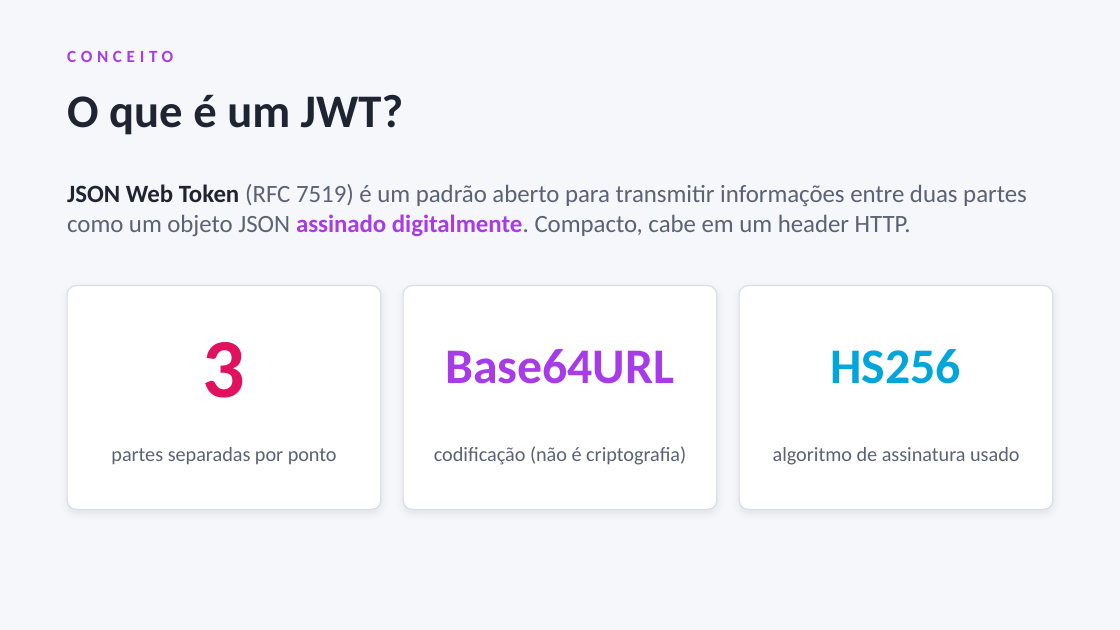
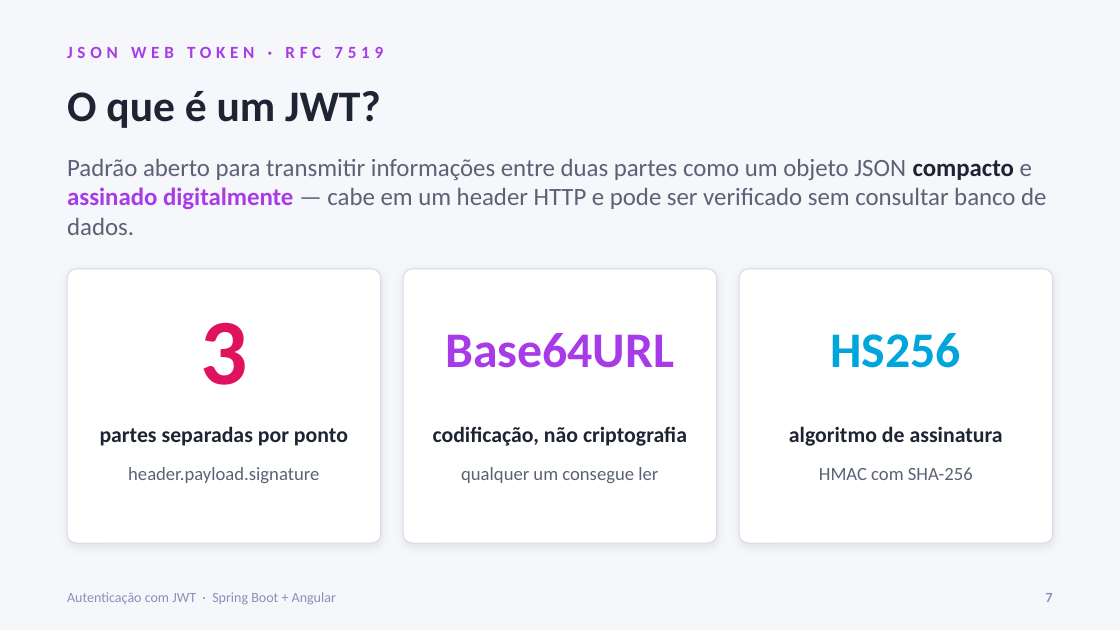
Before and after one commit to YloBittencourt/projeto-autenticacao, a slide deck: slide 7 of docs/apresentacao-jwt.pptx (slide 5 before the commit). Drawn at 1120x630 pixels with LibreOffice and Linux fonts; fonts in the diff are those of the drawing. Boxes give left, top, right and bottom in pixels: in the first picture for what was removed or moved away, otherwise in the second. Text is boxed around its words. In the diff, an @@ line names an element or a change of style, - is before the commit and + after.

```diff
--- a/docs/apresentacao-jwt.pptx
+++ b/docs/apresentacao-jwt.pptx
@@ text removed at bbox=[67, 51, 173, 62] @@
-CONCEITO
@@ text added at bbox=[67, 47, 383, 58], 11 pt, text #A83BE8, bold @@
+JSON WEB TOKEN · RFC 7519
@@ text "O que é um JWT?" at bbox=[67, 91, 381, 128]: size 30 to 28 pt @@
@@ text at bbox=[67, 158, 1046, 235]: text changed @@
-JSON Web Token (RFC 7519) é um padrão aberto para transmitir informações entre duas partes como um objeto JSON assinado digitalmente. Compacto, cabe em um header HTTP.
+Padrão aberto para transmitir informações entre duas partes como um objeto JSON compacto e assinado digitalmente — cabe em um header HTTP e pode ser verificado sem consultar banco de dados.
@@ rounded rectangle: place and size @@
-rounded rectangle at bbox=[67, 286, 381, 510]
+rounded rectangle at bbox=[67, 269, 381, 543]
@@ rounded rectangle: place and size @@
-rounded rectangle at bbox=[403, 286, 717, 510]
+rounded rectangle at bbox=[403, 269, 717, 543]
@@ proportions changed in 3 elements at bbox=[67, 269, 381, 543], bbox=[403, 269, 717, 543], bbox=[739, 269, 1053, 543] @@
@@ rounded rectangle: place and size @@
-rounded rectangle at bbox=[739, 286, 1053, 510]
+rounded rectangle at bbox=[739, 269, 1053, 543]
@@ text "3": place and size @@
-text "3" at bbox=[203, 342, 246, 398]
+text "3" at bbox=[200, 322, 247, 385]
@@ text "3" at bbox=[200, 322, 247, 385]: size 54 to 60 pt @@
@@ text "Base64URL": place and size @@
-text "Base64URL" at bbox=[445, 349, 674, 384]
+text "Base64URL" at bbox=[445, 333, 674, 368]
@@ text "HS256": place and size @@
-text "HS256" at bbox=[831, 349, 962, 384]
+text "HS256" at bbox=[831, 333, 962, 368]
@@ text "partes separadas por ponto" at bbox=[100, 426, 348, 446]: size 13 to 14 pt, text colour #5B6275 to #1F2433, bold on @@
@@ text at bbox=[433, 426, 687, 446]: text changed; size 13 to 14 pt; text colour #5B6275 to #1F2433; bold on @@
-codificação (não é criptografia)
+codificação, não criptografia
@@ text at bbox=[789, 426, 1003, 446]: text changed; size 13 to 14 pt; text colour #5B6275 to #1F2433; bold on @@
-algoritmo de assinatura usado
+algoritmo de assinatura
@@ text added at bbox=[128, 467, 319, 483], 12 pt, text #5B6275 @@
+header.payload.signature
@@ text added at bbox=[461, 467, 658, 483], 12 pt, text #5B6275 @@
+qualquer um consegue ler
@@ text added at bbox=[819, 467, 973, 480], 12 pt, text #5B6275 @@
+HMAC com SHA-256
@@ text added at bbox=[67, 592, 336, 604], 9 pt, text #8A90B8 @@
+Autenticação com JWT · Spring Boot + Angular
@@ text added at bbox=[1046, 593, 1053, 602], 9 pt, text #8A90B8, bold @@
+7
```
Also in this commit, not shown: 17 other slides changed, 11 slides added, 1 slide removed.
